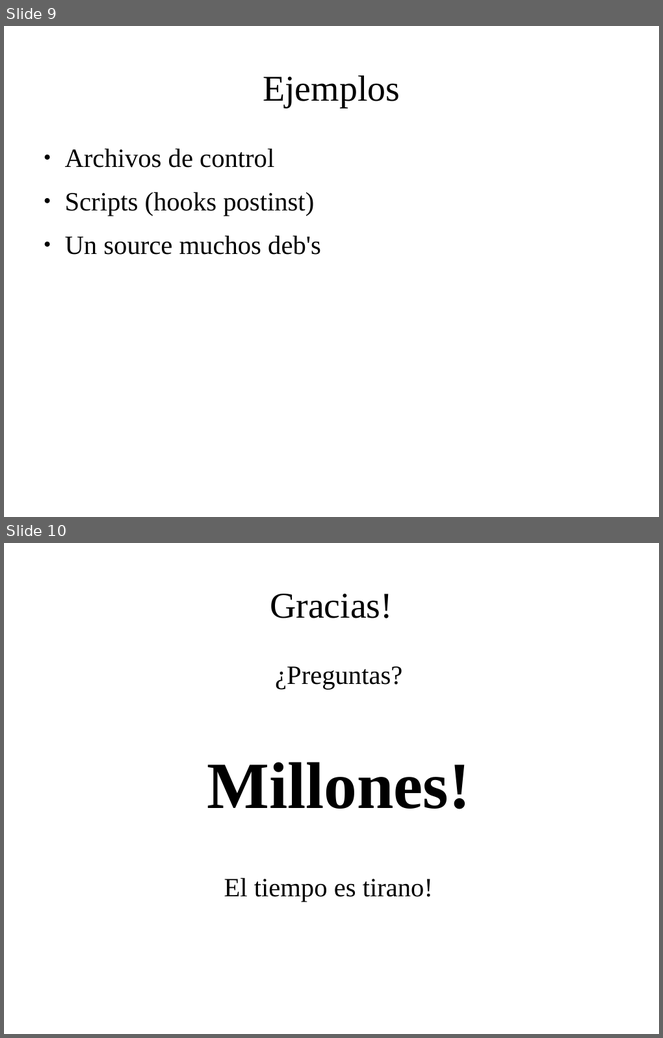
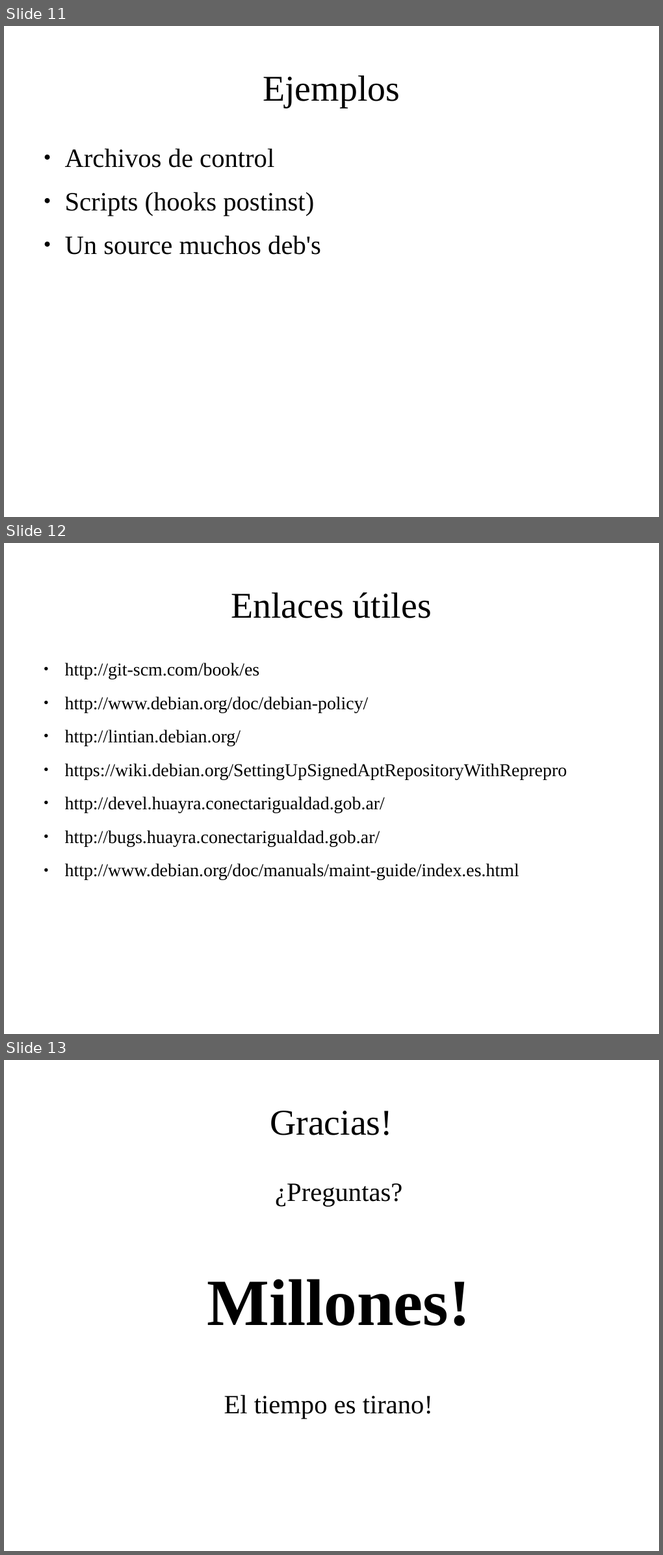
Before and after one commit to HuayraLinux/charlas, a slide deck: talleres/empaquetado/empaquetando.odp. Shown one above the other, each under a label of ours: slides 9 and 10 before the commit, slides 11, 12 and 13 after it. The pictures are 663x1038 and 663x1555 pixels, drawn with LibreOffice and Linux fonts; fonts in the diff are those of the drawing; background and template pictures are left out. Boxes give left, top, right and bottom in pixels: in the first picture for what was removed or moved away, otherwise in the second. Text is boxed around its words. In the diff, an @@ line names an element or a change of style, - is before the commit and + after.

```diff
--- a/talleres/empaquetado/empaquetando.odp
+++ b/talleres/empaquetado/empaquetando.odp
@@ slide 12 added at box(4, 543, 659, 1034), background picture (left out) @@
@@ title added at box(231, 592, 432, 618), 44 pt, text #000000 @@
+Enlaces útiles
@@ text added at box(65, 663, 568, 880), 22 pt, text #000000 @@
+● http://git-scm.com/book/es
+● http://www.debian.org/doc/debian-policy/
+● http://lintian.debian.org/
+● https://wiki.debian.org/SettingUpSignedAptRepositoryWithReprepro
+● http://devel.huayra.conectarigualdad.gob.ar/
+● http://bugs.huayra.conectarigualdad.gob.ar/
+● http://www.debian.org/doc/manuals/maint-guide/index.es.html
@@ what was slide 9 is now slide 11 @@
@@ what was slide 10 is now slide 13 @@
```
Also in this commit, not shown: 5 slides changed, 3 other slides added, 1 slide removed, 1 other file.
